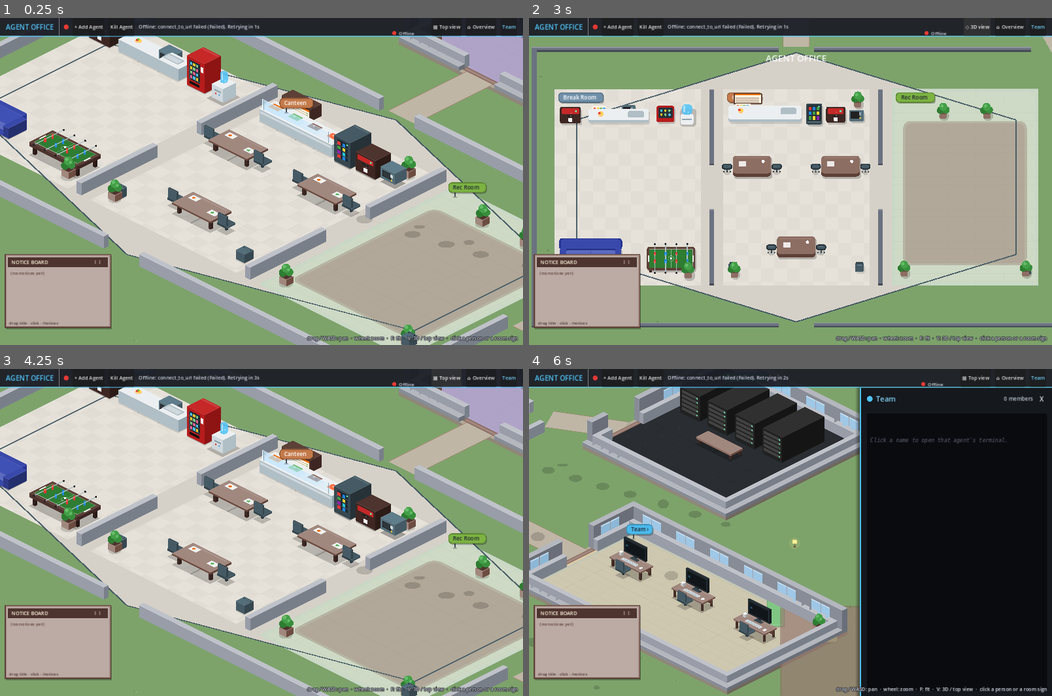
Above: before the commit, frames 1-4 (two rows, left to right).
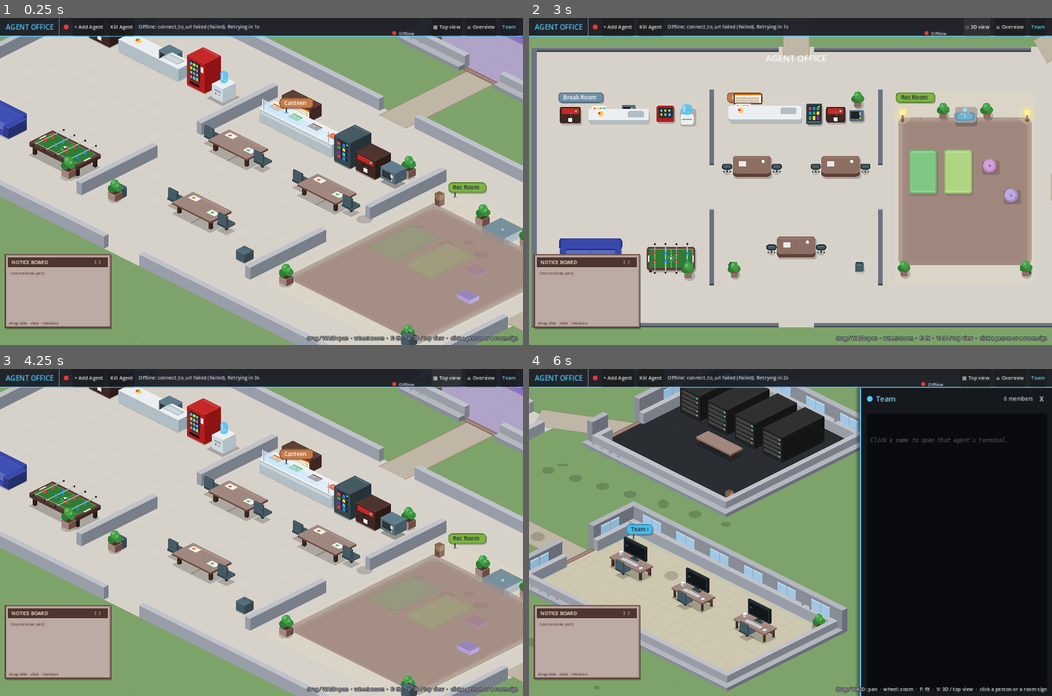
Above: after the commit, the same moments.

Repository: pvella/agentic-corporation
Game: Godot game, scene res://Main.tscn
Same seed, same stepped clock (60 frames per second), same inputs: the game is played once before the commit and once after it.
Inputs (mouse positions are in pixels of both pictures, inside the frame that each line leads up to):
- Up to frame 1 (0.25 s): no input
- Up to frame 2 (3 s): click "+ Add Agent" at 0.5 s; click (790, 83) at 1.27 s; type "Alex" at 1.35 s; click "Kill Agent" at 2 s; click "▦ Top view" at 2.75 s
- Up to frame 3 (4.25 s): click "◇ 3D view" at 3.5 s
- Up to frame 4 (6 s): click "⌂ Overview" at 4.25 s; click "Team" at 5 s; tap A at 5.75 s; drag from (753, 375) to (654, 489) at 5.77 s

The runs differ from the first frame. In frame 1, 19% of the frame differs, in the area x 0-100%, y 5-100%; in frame 2, 31%, in the area x 1-100%, y 5-95%; in frame 3, 19%; in frame 4, 3.9%.

Commit message:
Fix grass floor patches and Claude-connected notice spam
Remove leftover grey-brown floor/rug footprints on the grass (iso prop
draw routing, exact base pads, hub-zone overlay instead of zen→wood
planks) and extend verify_hub_nav to catch them.

Stop notice-board spam: connectivity stays on the banner; emit at most
one disconnect and one recover notice on real state changes (debounced).
Purge legacy Claude-connected entries; test steady-ok → zero notices.

Diff:
--- a/Main.gd
+++ b/Main.gd
@@ -152,7 +152,7 @@
 @onready var waypoints_root: Node2D = $Waypoints
 @onready var props_root: Node2D = $World/Props
 @onready var agents_root: Node2D = $World/Agents
-@onready var signs_root: Node2D = $Signs
+@onready var signs_root: Node = $Signs  ## CanvasLayer so placards draw above Control speech bubbles
 @onready var drawer: CanvasLayer = $TerminalDrawer
 @onready var status_dot: Panel = $HUD/TopBar/Margin/HBox/StatusDot
 @onready var status_label: Label = $HUD/TopBar/Margin/HBox/StatusLabel
@@ -1808,9 +1808,15 @@
 				elif _claude_state == "ok":
 					_set_status("Claude connected", Color("#43a047"))
 		"OFFICE_NOTICE":
-			_notice(str(msg.get("kind", "info")), str(msg.get("title", "Notice")),
-				str(msg.get("detail", "")),
-				{"icon": str(msg.get("icon", "•")), "color": str(msg.get("color", "#7f848e"))})
+			var nkind := str(msg.get("kind", "info"))
+			var ntitle := str(msg.get("title", "Notice"))
+			# Connectivity lives on the banner — drop legacy "Claude connected" spam.
+			if nkind == "claude_ok" or ntitle == "Claude connected":
+				pass
+			else:
+				_notice(nkind, ntitle,
+					str(msg.get("detail", "")),
+					{"icon": str(msg.get("icon", "•")), "color": str(msg.get("color", "#7f848e"))})
 		var other:
 			push_warning("Unknown message type '%s'" % other)
 
--- a/Main.tscn
+++ b/Main.tscn
@@ -41,7 +41,9 @@
 [node name="Agents" type="Node2D" parent="World"]
 y_sort_enabled = true
 
-[node name="Signs" type="Node2D" parent="."]
+[node name="Signs" type="CanvasLayer" parent="."]
+follow_viewport_enabled = true
+layer = 2
 
 [node name="HUD" type="CanvasLayer" parent="."]
 layer = 5
--- a/Notices.gd
+++ b/Notices.gd
@@ -41,6 +41,36 @@
 			if item is Dictionary:
 				events.append(item)
 	_trim()
+	purge_connectivity_spam()
+
+
+## Drop legacy "Claude connected" spam and collapse duplicate disconnect notices.
+## Steady connectivity belongs on the banner only (PR #18).
+func purge_connectivity_spam() -> void:
+	var kept: Array = []
+	var last_down_key := ""
+	var dirty := false
+	for e in events:
+		if not (e is Dictionary):
+			continue
+		var kind := str(e.get("kind", ""))
+		var title := str(e.get("title", ""))
+		if kind == "claude_ok" or title == "Claude connected":
+			dirty = true
+			continue
+		if kind == "claude_down" or title == "Claude disconnected":
+			var key := "%s|%s" % [title, str(e.get("detail", ""))]
+			if key == last_down_key:
+				dirty = true
+				continue
+			last_down_key = key
+		else:
+			last_down_key = ""
+		kept.append(e)
+	if dirty or kept.size() != events.size():
+		events = kept
+		save_to_disk()
+		changed.emit()
 
 
 func save_to_disk() -> void:
--- a/Office.gd
+++ b/Office.gd
@@ -3,7 +3,7 @@
 ## rugs, walls, signs). Furniture that agents can stand behind is drawn by
 ## y-sorted Prop nodes that Main creates from `props`.
 ##
-## Layout: hexagonal hub-and-spoke campus. The centre hub holds the Break Room,
+## Layout: hub-and-spoke campus. The centre hub holds the Break Room,
 ## Canteen and Rec Room as open zones. Department offices plus the Meeting Room
 ## and Server Room sit as satellites on an elliptical (landscape / ~16:9) ring,
 ## each joined to the hub by a short corridor. The Executive (Chief of Staff)
@@ -198,7 +198,7 @@
 	ring_ry = fitted.y
 
 	# --- Build hub zones (Break | Canteen | Rec), open to each other ----------
-	# Inset so zone rects stay inside the inscribed hex (avoid corner spill).
+	# Inset zones from hub walls; hub floor is rectangular (matches perimeter walls).
 	var pad := 56.0
 	var zone_w := (hub_size.x - pad * 4.0) / 3.0
 	var zone_h := hub_size.y * 0.70
@@ -452,7 +452,10 @@
 	var origin_y := cell.position.y + top
 	var rug_color := str(opts.get("rug", "#4fc3f7"))
 	var rug := Rect2(origin_x - 10, origin_y - 8, cluster_w + 20, rows * cell_h + 36)
-	_prop("rug", rug, {"set": "cozy", "color": rug_color})
+	# Keep rugs inside the room — never spill a brown/grey patch onto the grass.
+	rug = rug.intersection(cell.grow(-18.0))
+	if rug.has_area():
+		_prop("rug", rug, {"set": "cozy", "color": rug_color})
 	for i in desks:
 		var c := i % cols
 		var row := int(i / cols)
@@ -632,7 +635,7 @@
 		row_x[row] = cell.x + cell_w
 
 func _build_break(cell: Dictionary, r: Rect2) -> void:
-	# Furniture + waypoints derived from the live zone rect (hex hub or corridor cell),
+	# Furniture + waypoints derived from the live zone rect (hub zone or corridor cell),
 	# never from old absolute corridor-map coordinates.
 	areas.append({"kind": "break", "rect": r, "theme": "tile", "name": cell.name})
 	signs.append({"room_id": "", "name": str(cell.name), "rect": _sign_rect(r, str(cell.name)), "color": Color("#6f8fa8"), "clickable": false})
@@ -760,8 +763,9 @@
 	var p := r.position
 	var e := r.end
 	var m := 16.0
-	var rug := Rect2(p.x + m, p.y + 70, r.size.x - m * 2.0, r.size.y - 120)
-	_prop("rug", rug, {"sort_y": p.y + 72.0})
+	var rug := Rect2(p.x + m, p.y + 70, r.size.x - m * 2.0, r.size.y - 120).intersection(r.grow(-4.0))
+	if rug.has_area():
+		_prop("rug", rug, {"sort_y": rug.position.y + 2.0})
 	_prop("lamp", Rect2(p.x + m, p.y + 48, 22, 36), {"set": "rec"})
 	_prop("lamp", Rect2(e.x - m - 22, p.y + 48, 22, 36), {"set": "rec"})
 	_prop("fountain", Rect2(r.get_center().x - 28, p.y + 40, 56, 48), {"set": "rec"})
@@ -799,7 +803,9 @@
 	var tw := per_side * 84.0 + 20.0
 	var table := Rect2(r.position.x + r.size.x * 0.5 - tw * 0.5, r.position.y + maxf(120.0, r.size.y * 0.5 - 40.0), tw, 64)
 	# Soft rug under the conference table.
-	_prop("rug", Rect2(table.position.x - 24, table.position.y - 50, tw + 48, 160), {"set": "cozy", "color": "#7e57c2"})
+	var meet_rug := Rect2(table.position.x - 24, table.position.y - 50, tw + 48, 160).intersection(r.grow(-18.0))
+	if meet_rug.has_area():
+		_prop("rug", meet_rug, {"set": "cozy", "color": "#7e57c2"})
 	_prop("table", table, {"set": "cozy"})
 	# Presentation screen on the north wall.
 	_prop("screen", Rect2(r.position.x + r.size.x * 0.5 - 55, r.position.y + 14, 110, 22), {"set": "cozy"})
@@ -982,17 +988,6 @@
 			lo = mid
 	return Vector2(base_rx * hi, base_ry * hi)
 
-
-## Flat-top hexagon inscribed in rect (visual hub cue; nav still uses the rect).
-func _hub_hex(r: Rect2) -> PackedVector2Array:
-	var c := r.get_center()
-	var rx := r.size.x * 0.48
-	var ry := r.size.y * 0.48
-	var pts := PackedVector2Array()
-	for i in 6:
-		var ang := deg_to_rad(60.0 * float(i) - 30.0)  # flat-top
-		pts.append(c + Vector2(cos(ang) * rx, sin(ang) * ry))
-	return pts
 
 
 ## Point where a ray from rect centre along `dir` exits the rect edge.
@@ -1241,7 +1236,7 @@
 	# Floors (a base under each building first, so door gaps aren't grass).
 	for f: Dictionary in outer_frames:
 		if bool(f.get("hub", false)):
-			continue  # hub uses hex floor; rectangular base would show as corner junk
+			continue  # hub floor drawn as matching rectangle in _draw_hub_floor
 		draw_rect(f.rect, Color("#b3aa99"))
 	for a: Dictionary in areas:
 		if a.kind == "corridor":
@@ -1250,13 +1245,12 @@
 		if a.kind == "hub":
 			_draw_hub_floor(a)
 			continue
+		# Hub zones share the lobby floor — never re-stroke them (zen→wood planks
+		# became a dark diagonal across Rec under the iso floor transform).
+		if a.kind in ["break", "canteen", "rec"]:
+			_draw_hub_zone_overlay(a)
+			continue
 		_draw_floor(a)
-	# Re-stroke hub hex so zone floors don't hide the outline.
-	for a: Dictionary in areas:
-		if a.kind == "hub":
-			var hex := _hub_hex(a.rect)
-			for i in hex.size():
-				draw_line(hex[i], hex[(i + 1) % hex.size()], Color("#455a64", 0.95), 3.0)
 	# Building names on the roof edge (skip hub — campus title drawn centred on hub roof).
 	for f: Dictionary in outer_frames:
 		if bool(f.get("hub", false)):
@@ -1315,7 +1309,7 @@
 	var c2: Color = pal[1]
 	draw_rect(r, c1)
 	match str(a.get("theme", "wood")):
-		"tile", "lobby", "cozy", "product", "ops", "finance", "lab":
+		"tile", "lobby", "cozy", "product", "ops", "finance", "lab", "zen", "sage":
 			var t := 32
 			for x in range(int(r.position.x), int(r.end.x), t):
 				for y in range(int(r.position.y), int(r.end.y), t):
@@ -1347,12 +1341,6 @@
 					draw_line(Vector2(x, y), Vector2(x, minf(y + 20, r.end.y)), Color(c2, 0.9), 1.0)
 					x += 140.0
 				row += 1
-	if a.kind == "rec":
-		# Soft warm calm lighting wash.
-		draw_rect(r.grow(-8), Color(1.0, 0.95, 0.7, 0.08))
-		var rug := Rect2(r.position.x + 28, r.position.y + 80, r.size.x - 56, r.size.y - 130)
-		_rrect(rug, 18, Color("#8d6e63", 0.35))
-		_rrect(rug.grow(-6), 14, Color("#a1887f", 0.28))
 	if a.has("color") and a.kind in ["room", "wing"]:
 		# A soft rug in the team colour under the desks.
 		var c: Color = a.color
@@ -1368,18 +1356,36 @@
 
 
 
-## Hex hub floor only (no rectangular AABB fill — that left corner shading junk).
+## Soft décor for Break / Canteen / Rec on top of the shared hub lobby floor.
+## Never fill or stroke a separate floor AABB here — that left grey-brown patches
+## and (for zen→wood) dark diagonals on the grass once the ring widened.
+func _draw_hub_zone_overlay(a: Dictionary) -> void:
+	var r: Rect2 = a.rect
+	if a.kind == "rec":
+		# Soft warm wash + inset rug (clamped inside the zone).
+		draw_rect(r.grow(-8), Color(1.0, 0.95, 0.7, 0.08))
+		var rug := Rect2(r.position.x + 28, r.position.y + 80, r.size.x - 56, r.size.y - 130)
+		rug = rug.intersection(r.grow(-12.0))
+		if rug.has_area():
+			_rrect(rug, 18, Color("#8d6e63", 0.35))
+			_rrect(rug.grow(-6), 14, Color("#a1887f", 0.28))
+
+
+## Rectangular hub floor matching perimeter walls. (Hex fill left zone floors /
+## rugs / wall feet stranded on the grass once the ring widened.)
 func _draw_hub_floor(a: Dictionary) -> void:
 	var r: Rect2 = a.rect
 	var pal: Array = THEMES.get(str(a.get("theme", "lobby")), THEMES["lobby"])
 	var c1: Color = pal[0]
-	var hex := _hub_hex(r)
-	draw_colored_polygon(hex, c1)
-	for i in hex.size():
-		draw_line(hex[i], hex[(i + 1) % hex.size()], Color("#455a64", 0.9), 3.0)
+	draw_rect(r, c1)
+	# Soft inner wash so hub reads as one lobby under Break/Canteen/Rec.
+	draw_rect(r.grow(-10), Color(c1.lightened(0.04), 0.35))
+	# No AABB outline stroke — in iso that edge becomes a dark diagonal
+	# cutting through Rec / Canteen. Perimeter walls already frame the hub.
 
 
 ## Oriented spoke strip (AABB corridors are nav-only; do not paint their full rect).
+## Ends are extended into hub/sat so the path meets the door mats (no grass gap).
 func _draw_spoke(a: Dictionary) -> void:
 	if not a.has("from") or not a.has("to"):
 		return
@@ -1389,7 +1395,11 @@
 	var d := b_pt - a_pt
 	if d.length_squared() < 1.0:
 		return
-	var n := Vector2(-d.y, d.x).normalized() * (w * 0.42)
+	var along := d.normalized()
+	var extend := EXT_WALL + 10.0
+	a_pt = a_pt - along * extend
+	b_pt = b_pt + along * extend
+	var n := Vector2(-along.y, along.x) * (w * 0.42)
 	var pts := PackedVector2Array([a_pt + n, b_pt + n, b_pt - n, a_pt - n])
 	draw_colored_polygon(pts, Color("#bfb6a6"))
 	# Soft edge lines along the spoke (not the old E–W runner).
@@ -1526,16 +1536,16 @@
 		var gy := sb.position.y - 200 + fmod(i * 89.0, sb.size.y + 400)
 		draw_circle(Vector2(gx, gy), 3.0, Color("#6e955d"))
 		draw_circle(Vector2(gx + 9, gy + 2), 2.0, Color("#8db27a"))
-	# Building foundations: a slab edge under each building (skip hub — hex floor).
+	# Building foundations: a slab edge under each building (skip hub — drawn as rect floor).
 	for f: Dictionary in outer_frames:
 		if bool(f.get("hub", false)):
 			continue
-		var o: Rect2 = (f.rect as Rect2).grow(EXT_WALL)
+		var o: Rect2 = f.rect as Rect2
 		var a := Vector2(o.position.x, o.end.y)
 		var b := o.end
 		var c := Vector2(o.end.x, o.position.y)
-		_iso_poly([[a, 0.0], [b, 0.0], [b, -9.0], [a, -9.0]], Color("#8f8778"))
-		_iso_poly([[b, 0.0], [c, 0.0], [c, -9.0], [b, -9.0]], Color("#6f685c"))
+		_iso_poly([[a, 0.0], [b, 0.0], [b, -7.0], [a, -7.0]], Color("#8f8778"))
+		_iso_poly([[b, 0.0], [c, 0.0], [c, -7.0], [b, -7.0]], Color("#6f685c"))
 	# Everything else on the floor plane.
 	draw_set_transform_matrix(Iso.floor_xf())
 	# Wing entrance paths only — never paint campus-wide door streaks.
@@ -1548,8 +1558,8 @@
 	for f: Dictionary in outer_frames:
 		if bool(f.get("hub", false)):
 			continue
-		var o: Rect2 = (f.rect as Rect2).grow(EXT_WALL)
-		draw_rect(o, Color("#b3aa99"))  # base under door gaps / wall feet
+		# Exact footprint — avoid grey-brown grass pads past SE walls.
+		draw_rect(f.rect as Rect2, Color("#b3aa99"))  # base under door gaps / wall feet
 	for a: Dictionary in areas:
 		if a.kind == "corridor":
 			_draw_spoke(a)
@@ -1557,12 +1567,10 @@
 		if a.kind == "hub":
 			_draw_hub_floor(a)
 			continue
+		if a.kind in ["break", "canteen", "rec"]:
+			_draw_hub_zone_overlay(a)
+			continue
 		_draw_floor(a)
-	for a: Dictionary in areas:
-		if a.kind == "hub":
-			var hex2 := _hub_hex(a.rect)
-			for i in hex2.size():
-				draw_line(hex2[i], hex2[(i + 1) % hex2.size()], Color("#455a64", 0.95), 3.0)
 	# Subtle 32 px tile grid on rooms only (not corridors / hub AABB).
 	for a: Dictionary in areas:
 		if a.kind in ["corridor", "hub"]:
--- a/Prop.gd
+++ b/Prop.gd
@@ -87,11 +87,11 @@
 		"menu": _draw_menu()
 		"microwave": _draw_microwave()
 		"bin": _draw_bin()
-		"yoga_mat": _iso_yoga_mat()
-		"cushion": _iso_cushion()
-		"rug": _iso_rug()
-		"fountain": _iso_fountain()
-		"lamp": _iso_lamp()
+		"yoga_mat": _draw_yoga_mat()
+		"cushion": _draw_cushion()
+		"rug": _draw_rug()
+		"fountain": _draw_fountain()
+		"lamp": _draw_lamp()
 		"bookcase": _draw_bookcase()
 		"filing": _draw_filing()
 		"pinboard": _draw_pinboard()
@@ -519,11 +519,11 @@
 		"foosball": _iso_foosball()
 		"table": _iso_table()
 		"plant": _iso_plant()
-		"yoga_mat": _draw_yoga_mat()
-		"cushion": _draw_cushion()
-		"rug": _draw_rug()
-		"fountain": _draw_fountain()
-		"lamp": _draw_lamp()
+		"yoga_mat": _iso_yoga_mat()
+		"cushion": _iso_cushion()
+		"rug": _iso_rug()
+		"fountain": _iso_fountain()
+		"lamp": _iso_lamp()
 		"reception": _iso_reception()
 		"bench": _iso_bench()
 		"servers": _iso_servers()
@@ -1190,13 +1190,23 @@
 
 
 func _iso_rug() -> void:
-	var tint := Color("#a1887f")
-	_box(rect, 0, 2, tint.darkened(0.1), tint, tint.lightened(0.05), false)
+	# Flat floor-plane only. Raised SE faces on a big rug read as grey-brown
+	# rectangles sitting on the grass past the room walls.
+	var tint := Color.from_string(str(data.get("color", "#a1887f")), Color("#a1887f"))
+	var r := clip if clip.has_area() else rect
+	_plane_top(0.0)
+	draw_rect(r, Color(tint.darkened(0.08), 0.55))
+	draw_rect(r.grow(-8), Color(tint.lightened(0.05), 0.4))
+	_plane_reset()
 
 
 func _iso_yoga_mat() -> void:
 	var tint := Color.from_string(str(data.get("tint", "#81c784")), Color("#81c784"))
-	_box(rect, 0, 3, tint.darkened(0.15), tint, tint.lightened(0.1), false)
+	var r := clip if clip.has_area() else rect
+	_plane_top(0.0)
+	draw_rect(r, tint.darkened(0.12))
+	draw_rect(r.grow(-3), tint)
+	_plane_reset()
 
 
 func _iso_cushion() -> void:
--- a/SignTag.gd
+++ b/SignTag.gd
@@ -14,7 +14,7 @@
 func setup(s: Dictionary, anchor: Vector2) -> void:
 	info = s
 	position = anchor
-	z_index = 30
+	z_index = 80
 	_font = ThemeDB.fallback_font
 	var style := str(s.get("style", "info"))
 	if style == "info":
